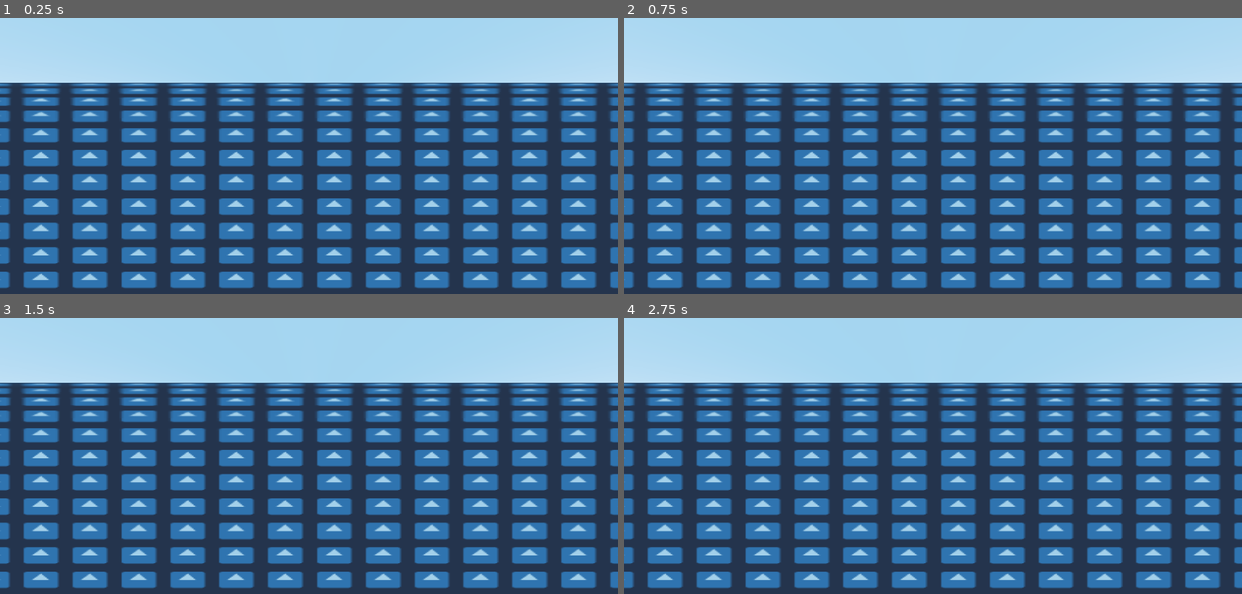
Above: before the commit, frames 1-4 (two rows, left to right).
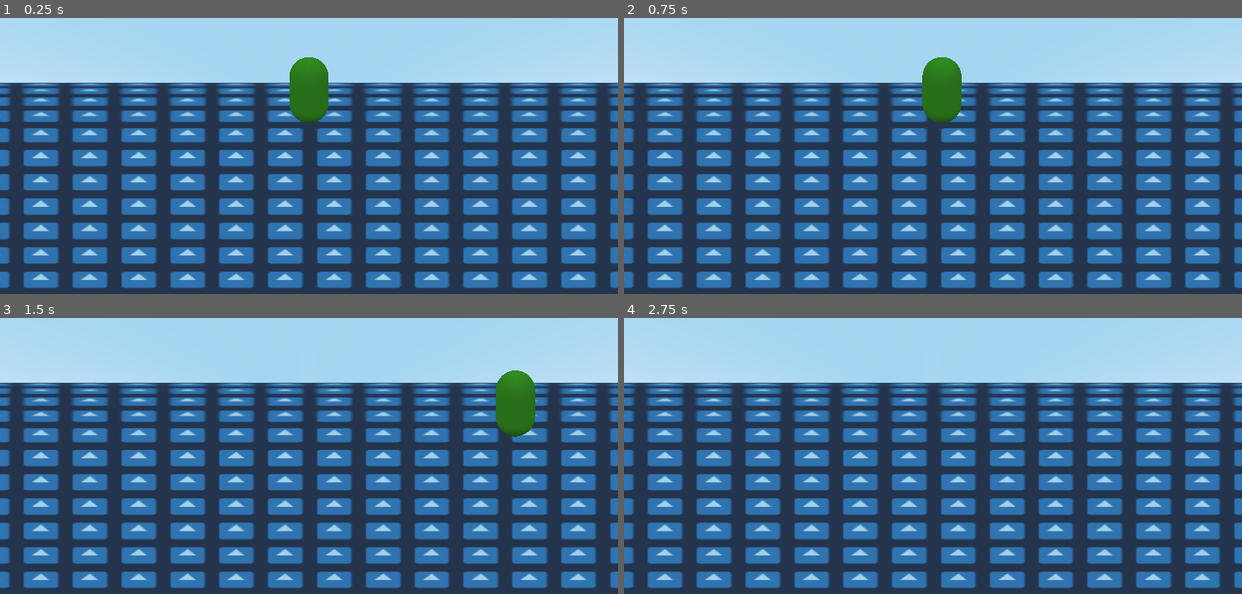
Above: after the commit, the same moments.

Repository: MTareqAzim/tag
Game: Godot game, scene res://Scenes/Worlds/World.tscn
Two runs of this game, one before a commit and one after it. Both use one fixed random seed, a clock stepped at 60 frames per second and the inputs below. The engine's default icon, where the game draws it, is replaced by a stand-in: a white triangle on a blue panel in a dark square.
Inputs:
- Up to frame 1 (0.25 s): no input
- Up to frame 2 (0.75 s): tap Enter at 0.5 s; hold D (move_right) from 0.53 s (still down)
- Up to frame 3 (1.5 s): release D (move_right) at 1.28 s; hold S (move_back) from 1.28 s (still down)
- Up to frame 4 (2.75 s): release S (move_back) at 2.03 s; hold D (move_right) from 2.03 s (still down)

The runs differ from the first frame. In frame 1, 1.3% of the frame differs, in the area x 46-54%, y 14-38%; in frame 2, 1.3%, in the area x 48-55%, y 14-38%; in frame 3, 1.3%; in frame 4, nothing differs.

Commit message:
Added Player movement.

Diff:
--- a/Scenes/Player/Player.tscn
+++ b/Scenes/Player/Player.tscn
@@ -1,10 +1,12 @@
-[gd_scene load_steps=9 format=2]
+[gd_scene load_steps=11 format=2]
 
 [ext_resource path="res://Utils/Entity/entity.gd" type="Script" id=1]
 [ext_resource path="res://Utils/Action Buffer/action_buffer.gd" type="Script" id=2]
 [ext_resource path="res://Utils/Input Handler/player_input_handler.gd" type="Script" id=3]
 [ext_resource path="res://Utils/State Machine/state_machine.gd" type="Script" id=4]
 [ext_resource path="res://Utils/Input Handler/Action Map/action_map.gd" type="Script" id=5]
+[ext_resource path="res://Scenes/Player/States/Idle.tscn" type="PackedScene" id=6]
+[ext_resource path="res://Utils/Entity/Look Direction/look_direction.gd" type="Script" id=7]
 
 [sub_resource type="CapsuleShape" id=1]
 radius = 0.2
@@ -20,6 +22,9 @@
 
 [node name="Player" type="KinematicBody"]
 script = ExtResource( 1 )
+max_speed = 500.0
+friction = 10.0
+acceleration = 5.0
 
 [node name="CollisionShape" type="CollisionShape" parent="."]
 transform = Transform( 1, 0, 0, 0, -4.37114e-08, 1, 0, -1, -4.37114e-08, 0, 0.36, 0 )
@@ -37,7 +42,7 @@
 
 [node name="Dash" type="Node" parent="Input"]
 script = ExtResource( 5 )
-action = "mosue_left"
+action = "mouse_left"
 mapped_action = "dash"
 
 [node name="Jump" type="Node" parent="Input"]
@@ -48,5 +53,18 @@
 [node name="Buffer" type="Node" parent="."]
 script = ExtResource( 2 )
 
+[node name="Look" type="Node" parent="."]
+script = ExtResource( 7 )
+
 [node name="StateMachine" type="Node" parent="."]
 script = ExtResource( 4 )
+
+[node name="Idle" parent="StateMachine" instance=ExtResource( 6 )]
+dependencies = {
+"body": NodePath("../.."),
+"input": NodePath("../../Input"),
+"look": NodePath("../../Look")
+}
+variables = {
+"max_speed": 100.0
+}
--- /dev/null
+++ b/Scenes/Player/States/Idle.tscn
@@ -0,0 +1,23 @@
+[gd_scene load_steps=4 format=2]
+
+[ext_resource path="res://Utils/State Machine/State/component_state.gd" type="Script" id=1]
+[ext_resource path="res://Utils/Entity/State Components/Movement/move_state_component.gd" type="Script" id=2]
+[ext_resource path="res://Utils/Entity/State Components/Look Direction/look_direction_state_component.gd" type="Script" id=3]
+
+[node name="Idle" type="Node"]
+script = ExtResource( 1 )
+state_name = "idle"
+dependencies = {
+"body": NodePath(""),
+"input": NodePath(""),
+"look": NodePath("")
+}
+variables = {
+"max_speed": 0.0
+}
+
+[node name="Move" type="Node" parent="."]
+script = ExtResource( 2 )
+
+[node name="Look" type="Node" parent="."]
+script = ExtResource( 3 )
--- a/Scenes/Worlds/World.tscn
+++ b/Scenes/Worlds/World.tscn
@@ -1,8 +1,9 @@
-[gd_scene load_steps=7 format=2]
+[gd_scene load_steps=8 format=2]
 
 [ext_resource path="res://Scenes/Cameras/CameraPivot.tscn" type="PackedScene" id=1]
 [ext_resource path="res://icon.png" type="Texture" id=2]
 [ext_resource path="res://Shaders/rolling_log.shader" type="Shader" id=3]
+[ext_resource path="res://Scenes/Player/Player.tscn" type="PackedScene" id=4]
 
 [sub_resource type="BoxShape" id=1]
 extents = Vector3( 10, 0.1, 10 )
@@ -22,12 +23,16 @@
 [node name="World" type="Spatial"]
 
 [node name="Floor" type="StaticBody" parent="."]
+transform = Transform( 1, 0, 0, 0, 1, 0, 0, 0, 1, 0, -0.1, 0 )
 
 [node name="CollisionShape" type="CollisionShape" parent="Floor"]
 shape = SubResource( 1 )
 
 [node name="MeshInstance" type="MeshInstance" parent="Floor"]
+transform = Transform( 1, 0, 0, 0, 1, 0, 0, 0, 1, 0, 0.1, 0 )
 mesh = SubResource( 2 )
 material/0 = null
 
 [node name="CameraPivot" parent="." instance=ExtResource( 1 )]
+
+[node name="Player" parent="." instance=ExtResource( 4 )]
